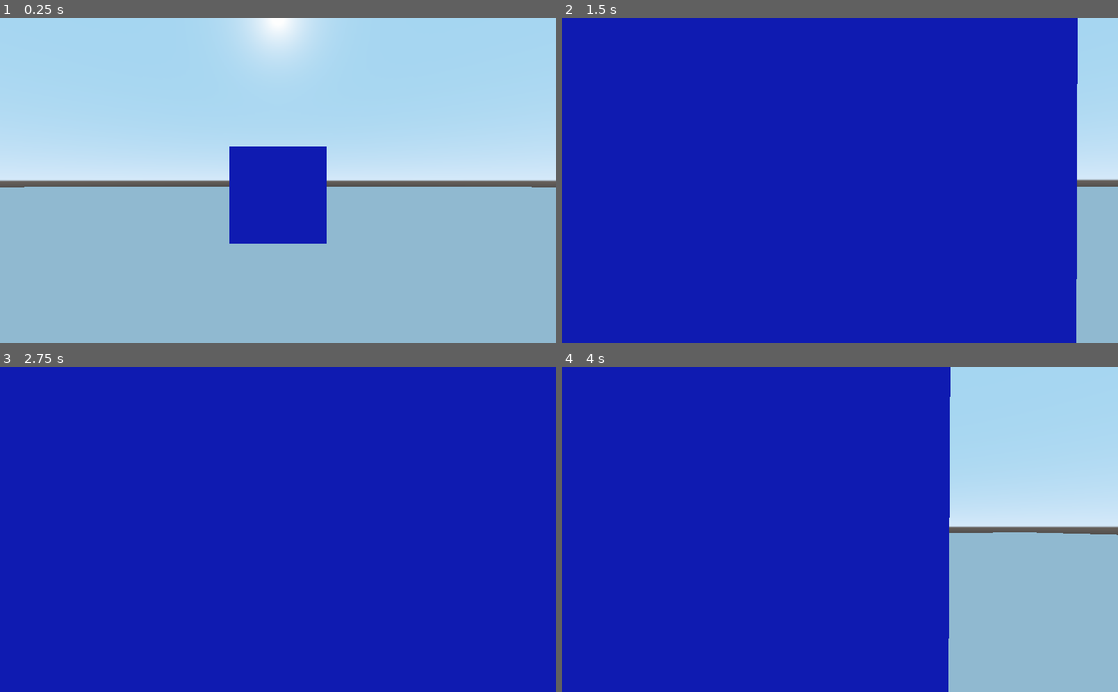
Above: before the commit, frames 1-4 (two rows, left to right).
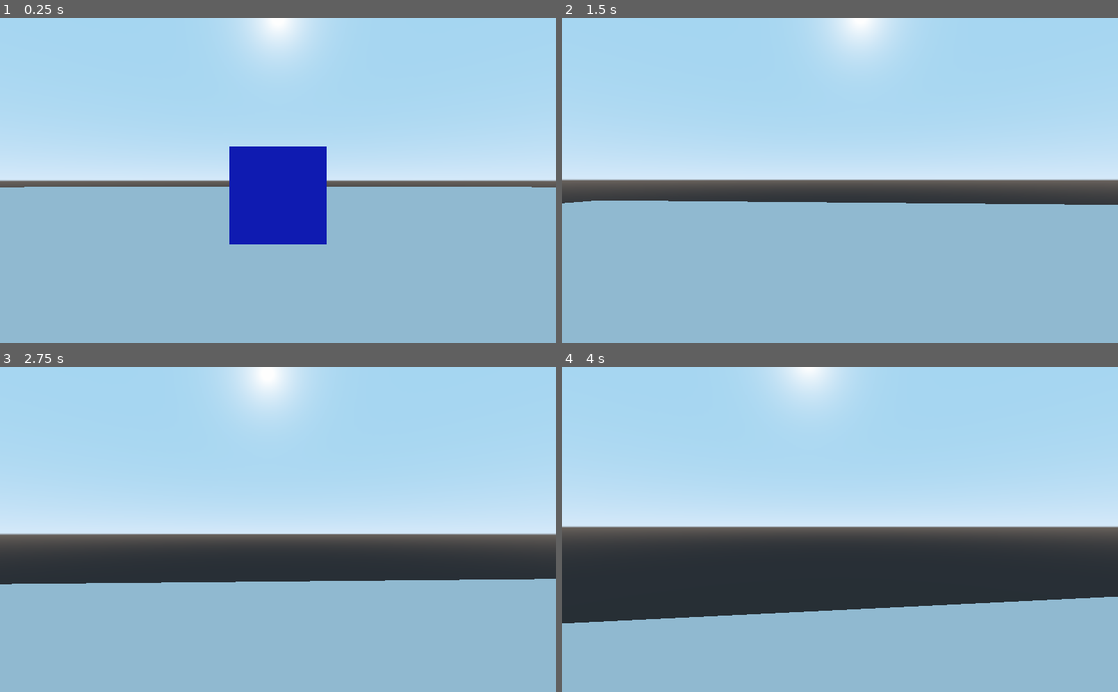
Above: after the commit, the same moments.

Repository: bravoeight98/FPSgodot
Game: Godot game, scene res://Scene/world.tscn
Same seed, same stepped clock (60 frames per second), same inputs: the game is played once before the commit and once after it.
Inputs (mouse positions are in pixels of both pictures, inside the frame that each line leads up to):
- Up to frame 1 (0.25 s): no input
- Up to frame 2 (1.5 s): tap Enter at 0.5 s; move the mouse to (867, 180) at 0.52 s; hold W (forward) from 0.53 s (still down); tap Space (jump) at 0.6, 0.77, 1.07 s; move the mouse to (812, 180) at 1.27 s; tap Shift (sprint) at 1.35 s
- Up to frame 3 (2.75 s): keep holding W (forward); tap Space (jump) at 1.52, 1.55, 1.82, 2.1 s; move the mouse to (289, 523) at 2.02 s
- Up to frame 4 (4 s): keep holding W (forward); move the mouse to (834, 536) at 2.77 s; tap Shift (sprint) at 2.85 s; tap Space (jump) at 3.02, 3.05, 3.32, 3.6, 3.77 s; move the mouse to (878, 532) at 3.52 s

The runs differ from the first frame. In frame 1, less than 0.1% of the frame differs, in the area x 41-59%, y 69-70%; in frame 2, 93%; in frame 3, 100%, in the area x 0-100%, y 0-100%; in frame 4, 76%.

Commit message:
Update player.gd

Diff:
--- a/FPSgodot/player/player.gd
+++ b/FPSgodot/player/player.gd
@@ -43,6 +43,17 @@
 	# Normalizing the input directions
 	dir = dir.normalized()
 
+	# Apply gravity
+	velocity.y += GRAVITY * delta
+
+	if is_on_floor():
+		jump_counter = 0
+
+	# Jump
+	if Input.is_action_just_pressed("jump") and jump_counter < 2:
+		jump_counter += 1
+		velocity.y = JUMP_SPEED
+
 	# Set speed and target velocity
 	var speed = SPRINT_SPEED if Input.is_action_pressed("sprint") else SPEED
 	var target_vel = dir * speed
